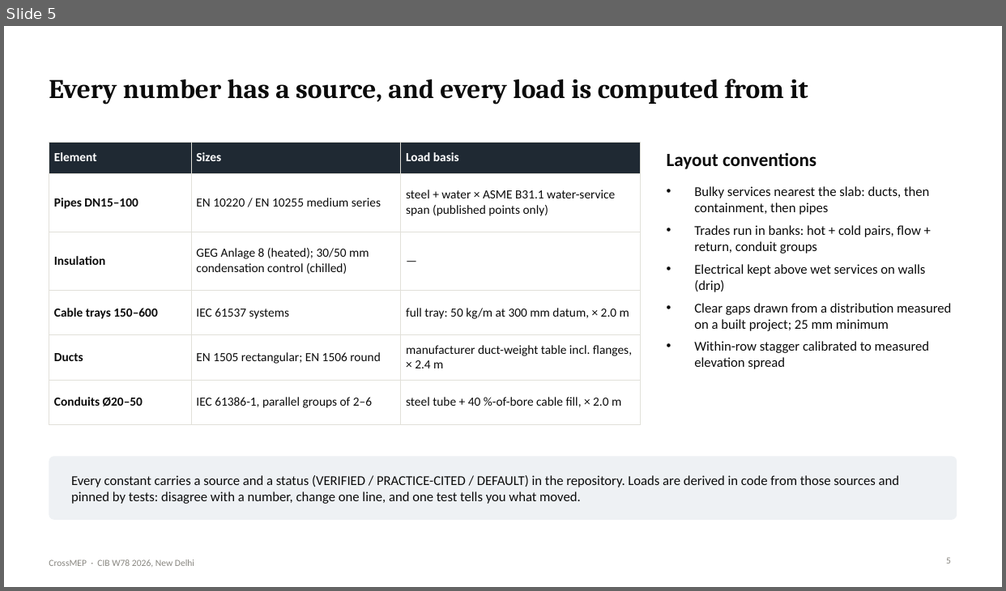
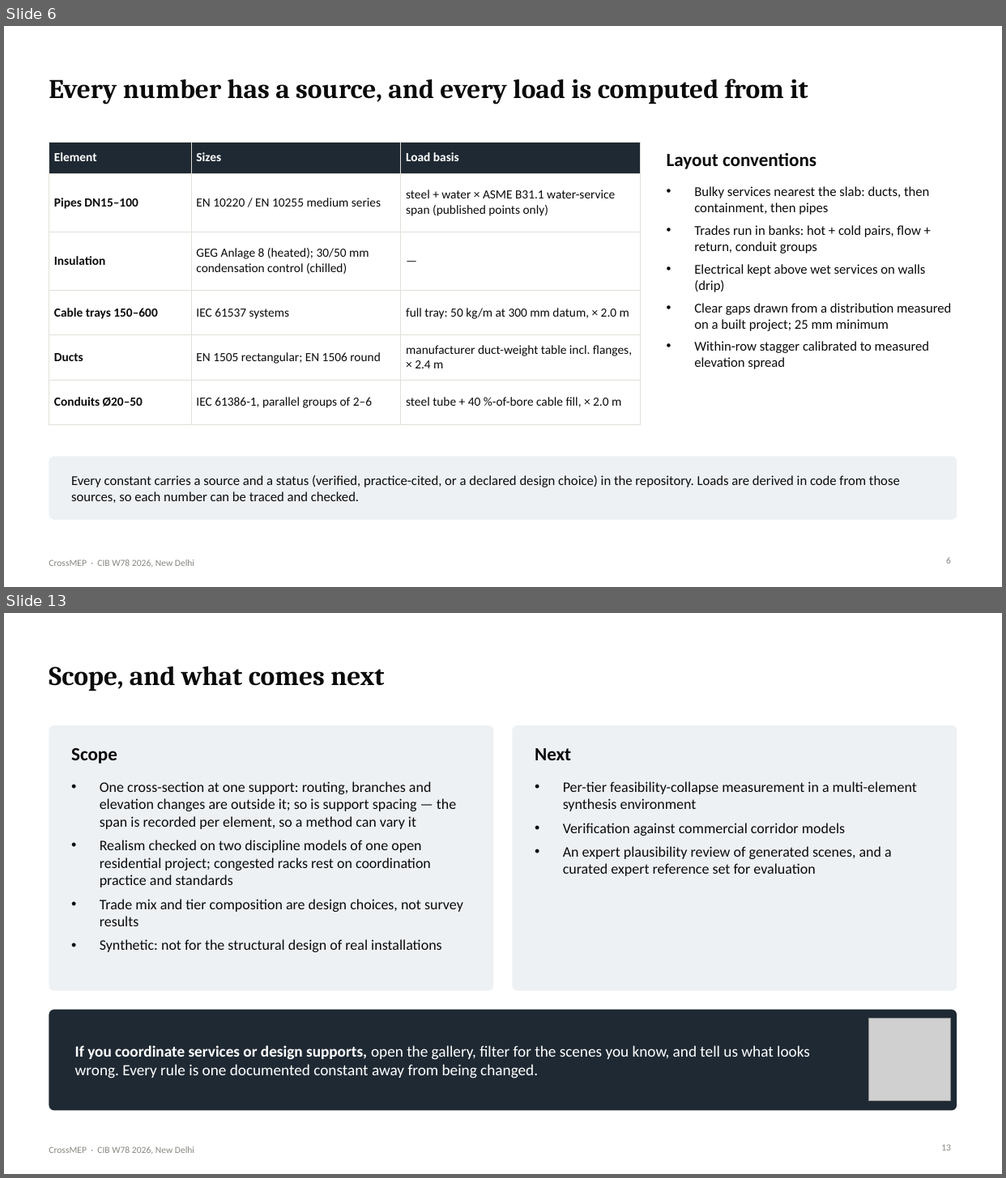
Before and after one commit to lavinia-ped/CrossMEP_Dataset, a slide deck: docs/CrossMEP_CIBW78_talk.pptx. Shown one above the other, each under a label of ours: slide 5 before the commit, slides 6 and 13 after it; the slides between them are not shown. The pictures are 1006x591 and 1006x1178 pixels, drawn with LibreOffice and Linux fonts; fonts in the diff are those of the drawing; grey boxes stand for pictures. Boxes give left, top, right and bottom in pixels: in the first picture for what was removed or moved away, otherwise in the second. Text is boxed around its words. In the diff, an @@ line names an element or a change of style, - is before the commit and + after.

```diff
--- a/docs/CrossMEP_CIBW78_talk.pptx
+++ b/docs/CrossMEP_CIBW78_talk.pptx
@@ slide 13 added at (4,613,1002,1174), background #FFFFFF; not listed: 1 template element that a slide beside it also shows @@
@@ title added at (49,666,384,691), 26 pt, text #0B0B0B, bold @@
+Scope, and what comes next
@@ rounded rectangle added at (49,726,493,991), fill #EEF1F4 @@
@@ rounded rectangle added at (513,726,957,991), fill #EEF1F4 @@
@@ text added at (71,748,117,764), 18 pt, text #0B0B0B, bold @@
+Scope
@@ text added at (535,748,571,760), 18 pt, text #0B0B0B, bold @@
+Next
@@ text added at (100,781,463,952), 14 pt, text #0B0B0B @@
+• One cross-section at one support: routing, branches and elevation changes are outside it; so is support spacing — the span is recorded per element, so a method can vary it
+• Realism checked on two discipline models of one open residential project; congested racks rest on coordination practice and standards
+• Trade mix and tier composition are design choices, not survey results
+• Synthetic: not for the structural design of real installations
@@ text added at (563,781,917,876), 14 pt, text #0B0B0B @@
+• Per-tier feasibility-collapse measurement in a multi-element synthesis environment
+• Verification against commercial corridor models
+• An expert plausibility review of generated scenes, and a curated expert reference set for evaluation
@@ rounded rectangle added at (49,1010,957,1111), fill #1F2933 @@
@@ picture added at (868,1019,951,1101) @@
@@ text added at (75,1046,810,1079), 15 pt, text #FFFFFF @@
+If you coordinate services or design supports, open the gallery, filter for the scenes you know, and tell us what looks wrong. Every rule is one documented constant away from being changed.
@@ page number added at (941,1144,951,1151), 9 pt, text #898781 @@
+13
@@ what was slide 5 is now slide 6 @@
@@ slide 6 changed as well @@
@@ text at (71,476,900,503): text changed @@
-Every constant carries a source and a status (VERIFIED / PRACTICE-CITED / DEFAULT) in the repository. Loads are derived in code from those sources and pinned by tests: disagree with a number, change one line, and one test tells you what moved.
+Every constant carries a source and a status (verified, practice-cited, or a declared design choice) in the repository. Loads are derived in code from those sources, so each number can be traced and checked.
@@ page number at (946,557,951,564): text changed @@
-5
+6
```
Also in this commit, not shown: 8 other slides changed, 6 other slides added, 4 slides removed, 21 other files.
